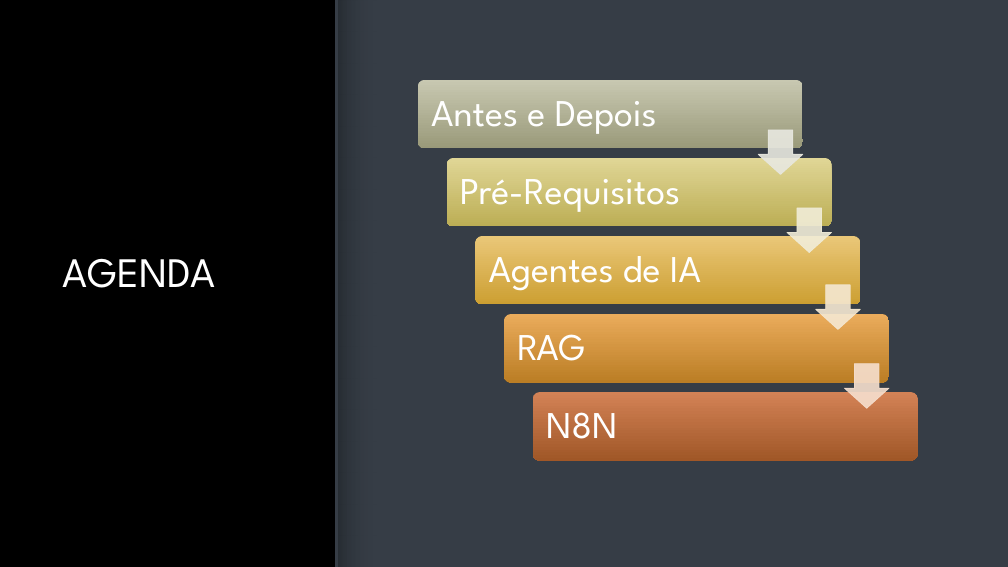
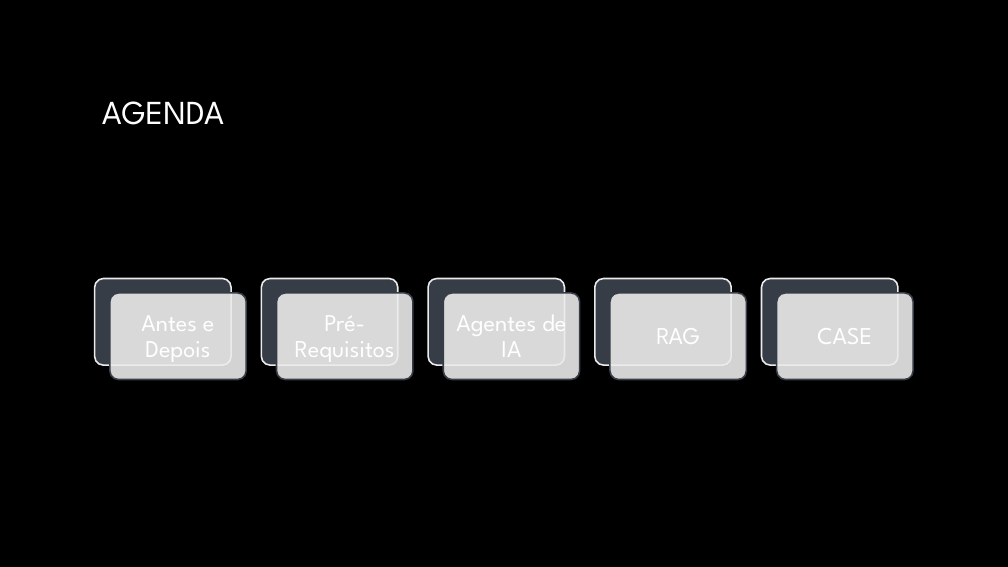
Before and after one commit to batestin1/aula_dio_agentes_sql, a slide deck: slide 3 of materiais/agents_sql.pptx. Drawn at 1008x567 pixels with LibreOffice and Linux fonts; fonts in the diff are those of the drawing; background and template pictures are left out. Boxes give left, top, right and bottom in pixels: in the first picture for what was removed or moved away, otherwise in the second. Text is boxed around its words. In the diff, an @@ line names an element or a change of style, - is before the commit and + after.

```diff
--- a/materiais/agents_sql.pptx
+++ b/materiais/agents_sql.pptx
@@ rectangle removed at <box>336,0,1008,567</box> @@
@@ line removed from (337, 0) to (337, 567) @@
@@ rectangle removed at <box>338,0,377,567</box> @@
@@ title "AGENDA": place and size @@
-title "AGENDA" at <box>63,258,216,288</box>
+title "AGENDA" at <box>102,101,224,125</box>
@@ title "AGENDA" at <box>102,101,224,125</box>: size 40 to 32 pt @@
@@ text "Antes e Depois": place and size @@
-text "Antes e Depois" at <box>431,101,657,134</box>
+text "Antes e Depois" at <box>141,303,214,365</box>
@@ size 36 to 23 pt; alignment left to centre; less space between paragraphs in 4 elements at <box>656,316,700,352</box>, <box>456,303,566,365</box>, <box>141,303,214,365</box>, <box>295,303,395,365</box> @@
@@ text "Pré-Requisitos": place and size @@
-text "Pré-Requisitos" at <box>460,179,680,212</box>
+text "Pré-Requisitos" at <box>295,303,395,365</box>
@@ text "Agentes de IA": place and size @@
-text "Agentes de IA" at <box>489,256,701,290</box>
+text "Agentes de IA" at <box>456,303,566,365</box>
@@ rounded rectangle: place and size @@
-rounded rectangle at <box>504,314,889,383</box>
+rounded rectangle at <box>610,293,746,380</box>
@@ rounded rectangle at <box>610,293,746,380</box>: fill gradient #EBAB5C to #BD7E25 to #EBEBEB at 90% opacity; outline none to #363D46 1.5 pt @@
@@ text "RAG": place and size @@
-text "RAG" at <box>517,334,585,361</box>
+text "RAG" at <box>656,316,700,352</box>
@@ group added at <box>95,278,913,380</box>: 9 rounded rectangles, 1 text @@
+CASE
@@ group removed at <box>418,80,918,461</box>: 4 rounded rectangles, 4 down arrows, 1 text @@
-N8N
```
Also in this commit, not shown: 3 other slides changed, 4 slides added, 6 slides removed, 20 other files.
